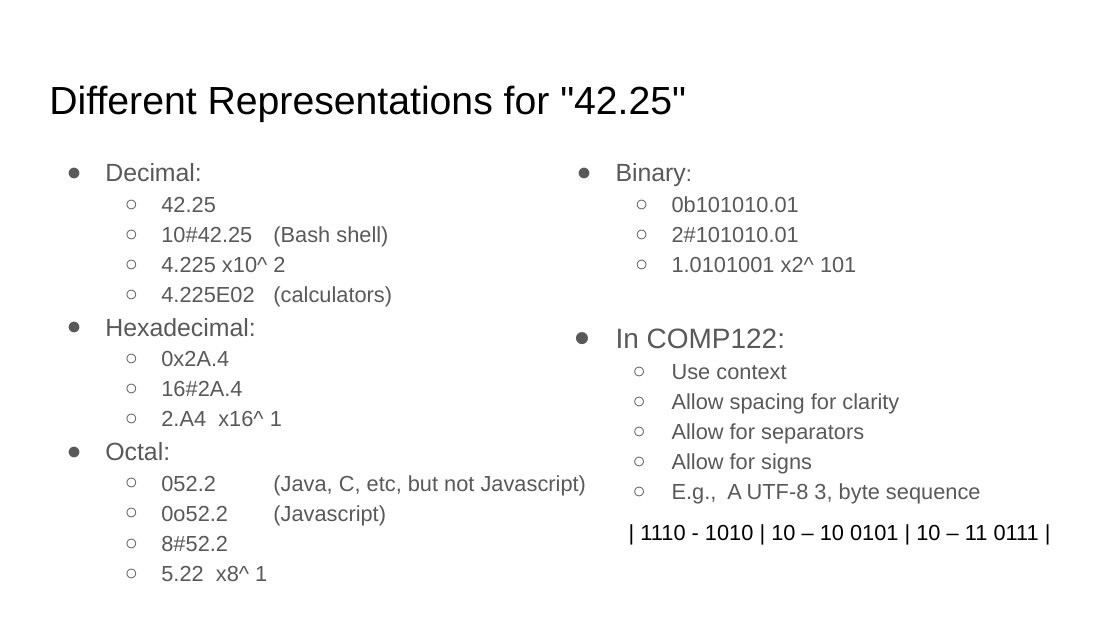
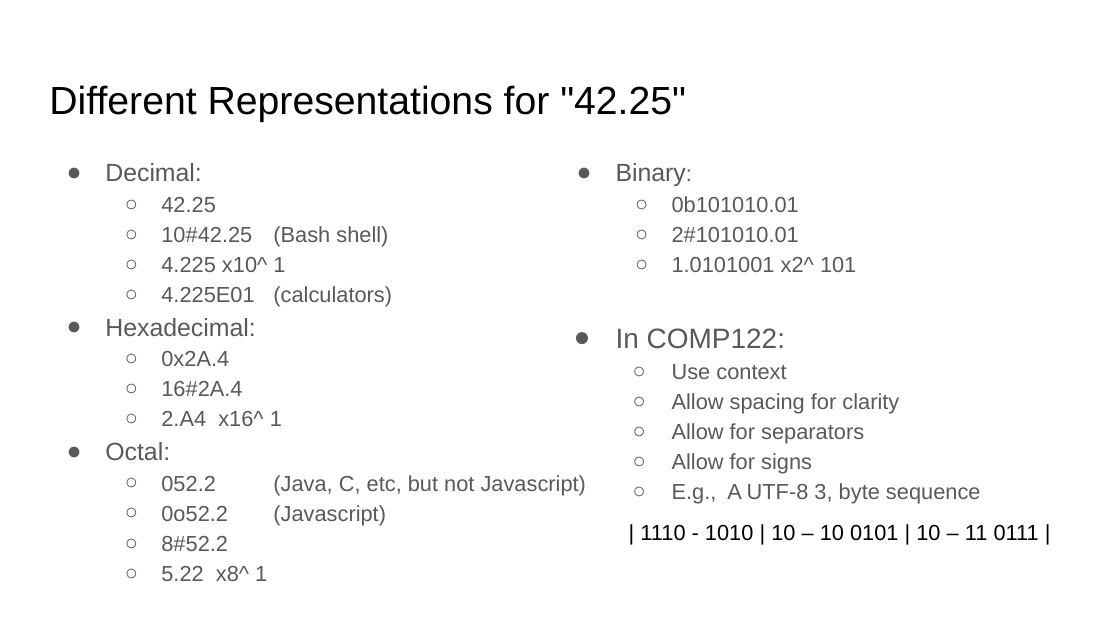
Before and after one commit to COMP122/comp122-s23, a slide deck: slide 2 of format-encodings/documents/ARCHIVE/introduction-to-numbering-systems.pptx. Drawn at 1120x630 pixels with LibreOffice and Linux fonts; fonts in the diff are those of the drawing. Boxes give left, top, right and bottom in pixels: in the first picture for what was removed or moved away, otherwise in the second. Text is boxed around its words. In the diff, an @@ line names an element or a change of style, - is before the commit and + after.

```diff
--- a/format-encodings/documents/ARCHIVE/introduction-to-numbering-systems.pptx
+++ b/format-encodings/documents/ARCHIVE/introduction-to-numbering-systems.pptx
@@ text at bbox=[161, 257, 392, 307]: text changed @@
-  ○ 4.225 x10^ 2
-  ○ 4.225E02 (calculators)
+  ○ 4.225 x10^ 1
+  ○ 4.225E01 (calculators)
```
Also in this commit, not shown: 4 other slides changed, 2 other files.
